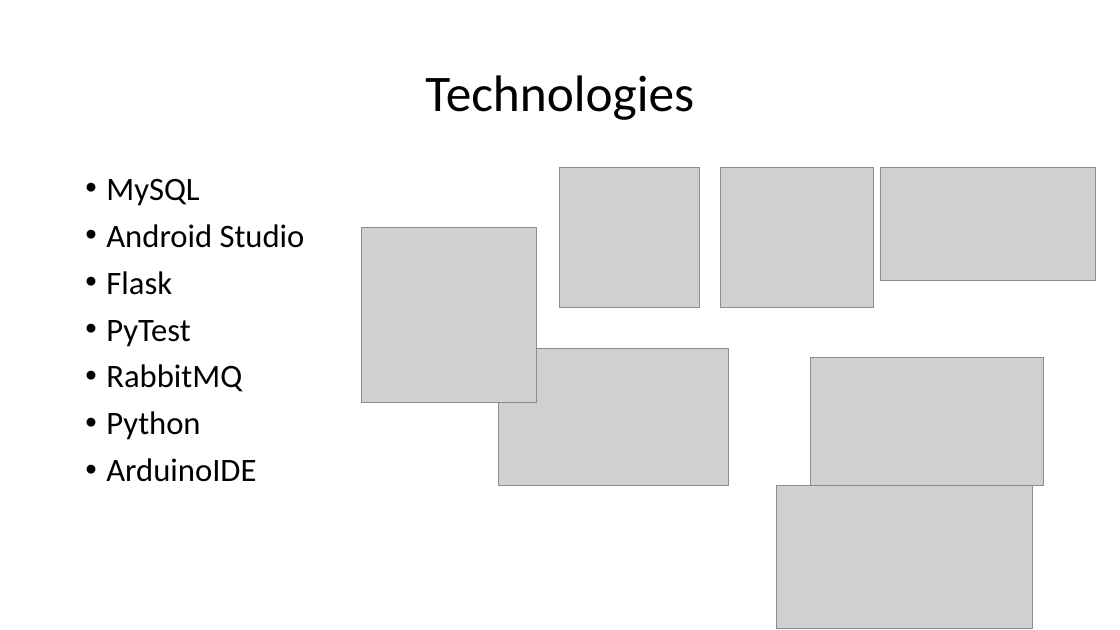
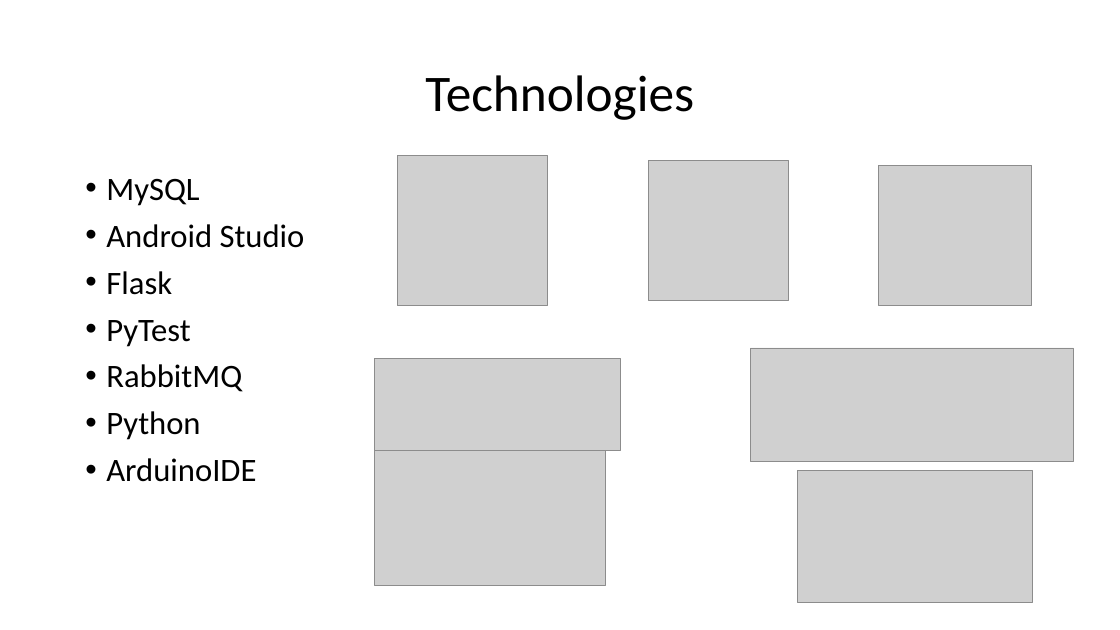
Before and after one commit to team37s1/e-advertisement, a slide deck: slide 17 of PredictionFeature/smart_reservoir(v0.5).pptx (slide 18 before the commit). Drawn at 1120x630 pixels with LibreOffice and Linux fonts; fonts in the diff are those of the drawing; grey boxes stand for pictures. Boxes give left, top, right and bottom in pixels: in the first picture for what was removed or moved away, otherwise in the second. Text is boxed around its words. In the diff, an @@ line names an element or a change of style, - is before the commit and + after.

```diff
--- a/PredictionFeature/smart_reservoir(v0.5).pptx
+++ b/PredictionFeature/smart_reservoir(v0.5).pptx
@@ picture: place and size @@
-picture at bbox=[361, 228, 536, 402]
+picture at bbox=[397, 155, 548, 306]
@@ picture: place and size @@
-picture at bbox=[560, 168, 700, 308]
+picture at bbox=[649, 160, 789, 301]
@@ picture: place and size @@
-picture at bbox=[721, 168, 874, 308]
+picture at bbox=[879, 166, 1032, 306]
@@ picture removed at bbox=[881, 168, 1096, 281] @@
@@ picture added at bbox=[375, 359, 620, 450] @@
@@ picture: place and size @@
-picture at bbox=[811, 358, 1044, 485]
+picture at bbox=[751, 348, 1075, 461]
@@ picture: place and size @@
-picture at bbox=[498, 349, 729, 485]
+picture at bbox=[375, 449, 606, 585]
@@ picture: place and size @@
-picture at bbox=[776, 486, 1032, 629]
+picture at bbox=[797, 471, 1033, 602]
```
Also in this commit, not shown: 9 other slides changed, 1 slide added, 2 slides removed.
